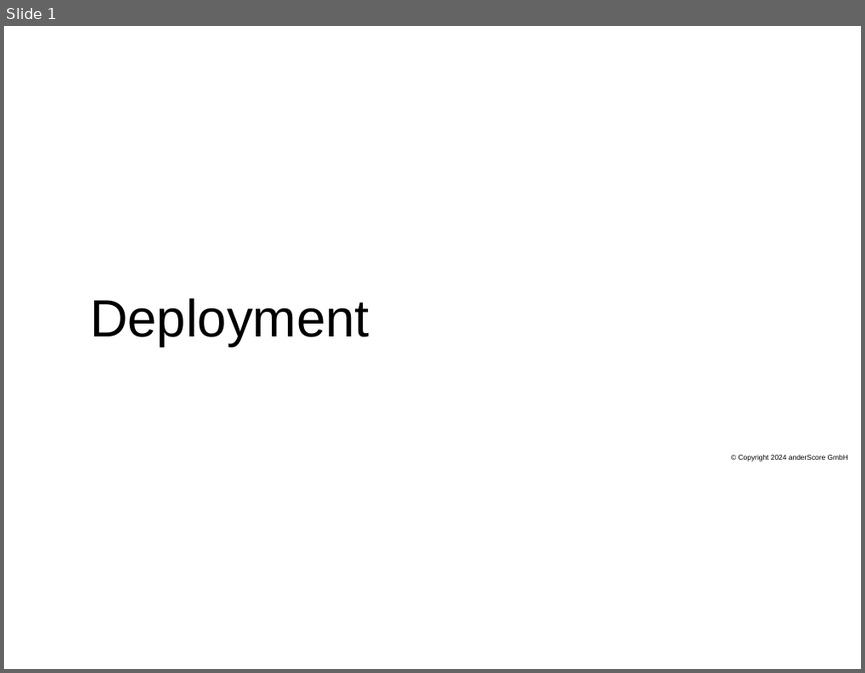
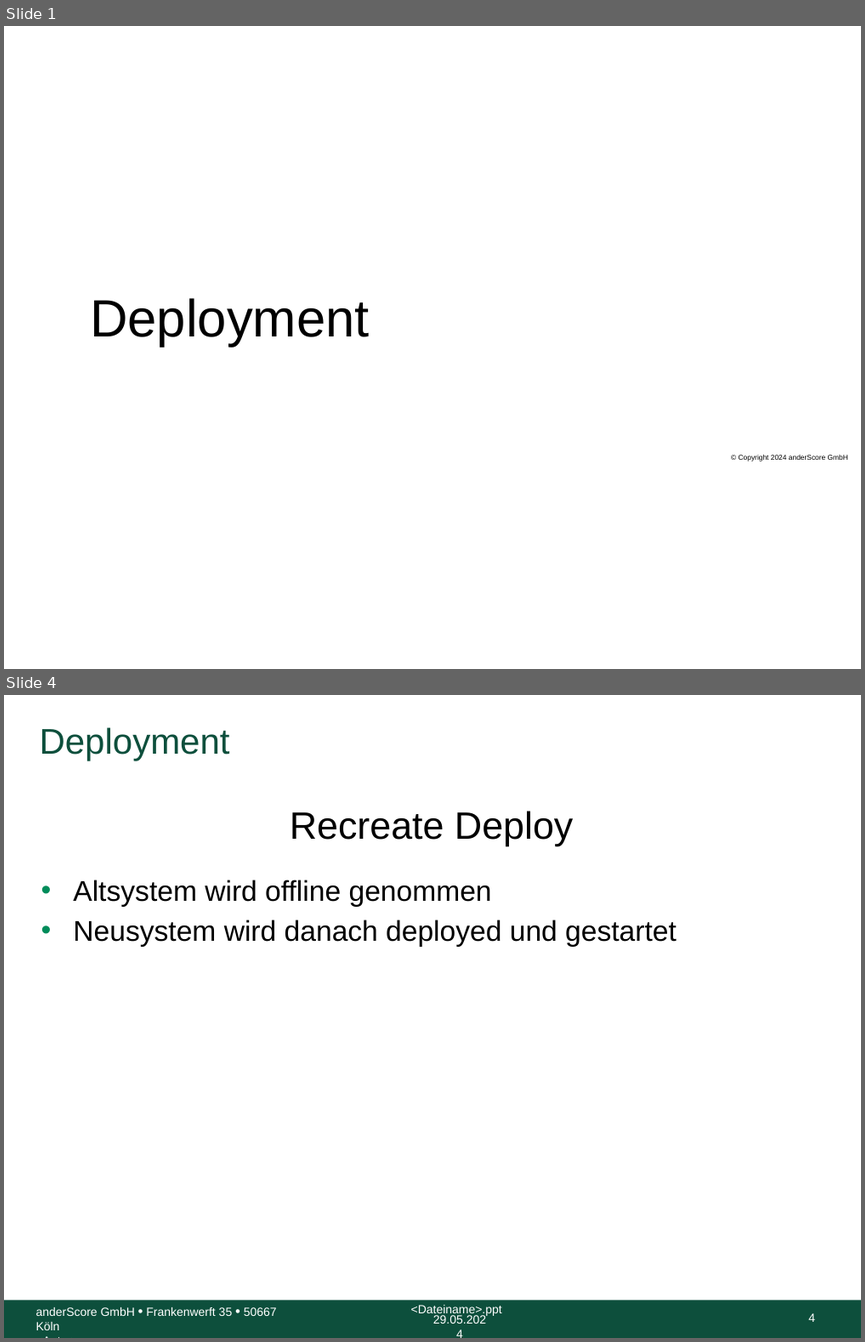
Before and after one commit to anderscore-gmbh/gitlab, a slide deck: slides/Tag-3_4-Deployment-Strategien.pptx. Shown one above the other, each under a label of ours: slide 1 before the commit, slides 1 and 4 after it; the slides between them are not shown. The pictures are 865x673 and 865x1342 pixels, drawn with LibreOffice and Linux fonts; fonts in the diff are those of the drawing; background and template pictures are left out. Boxes give left, top, right and bottom in pixels: in the first picture for what was removed or moved away, otherwise in the second. Text is boxed around its words. In the diff, an @@ line names an element or a change of style, - is before the commit and + after.

Commit message:
Docker Generelle Infrastruktur Basis Deployment Strategien

```diff
--- a/slides/Tag-3_4-Deployment-Strategien.pptx
+++ b/slides/Tag-3_4-Deployment-Strategien.pptx
@@ slide 4 added at (4, 695, 861, 1338), background #FFFFFF @@
@@ title added at (40, 727, 230, 760), 30 pt, text #0D4F3C @@
+Deployment
@@ text added at (290, 811, 573, 846), 32 pt, text #000000 @@
+Recreate Deploy
@@ text added at (73, 879, 676, 947), 24 pt, text #000000 @@
+• Altsystem wird offline genommen
+• Neusystem wird danach deployed und gestartet
@@ rectangle added at (4, 1300, 861, 1338), fill #0D4F3C @@
@@ text added at (411, 1304, 502, 1315), 10 pt, text #FFFFFF @@
+<Dateiname>.ppt
@@ text added at (36, 1307, 277, 1330), 10 pt, text #FFFFFF @@
+anderScore GmbH • Frankenwerft 35 • 50667 Köln
+<Autor>
@@ text added at (433, 1315, 486, 1323), 10 pt, text #FFFFFF @@
+29.05.2024
@@ page number added at (808, 1313, 815, 1321), 10 pt, text #FFFFFF @@
+4
```
Also in this commit, not shown: 1 slide changed, 2 other slides added, 1 other file.
